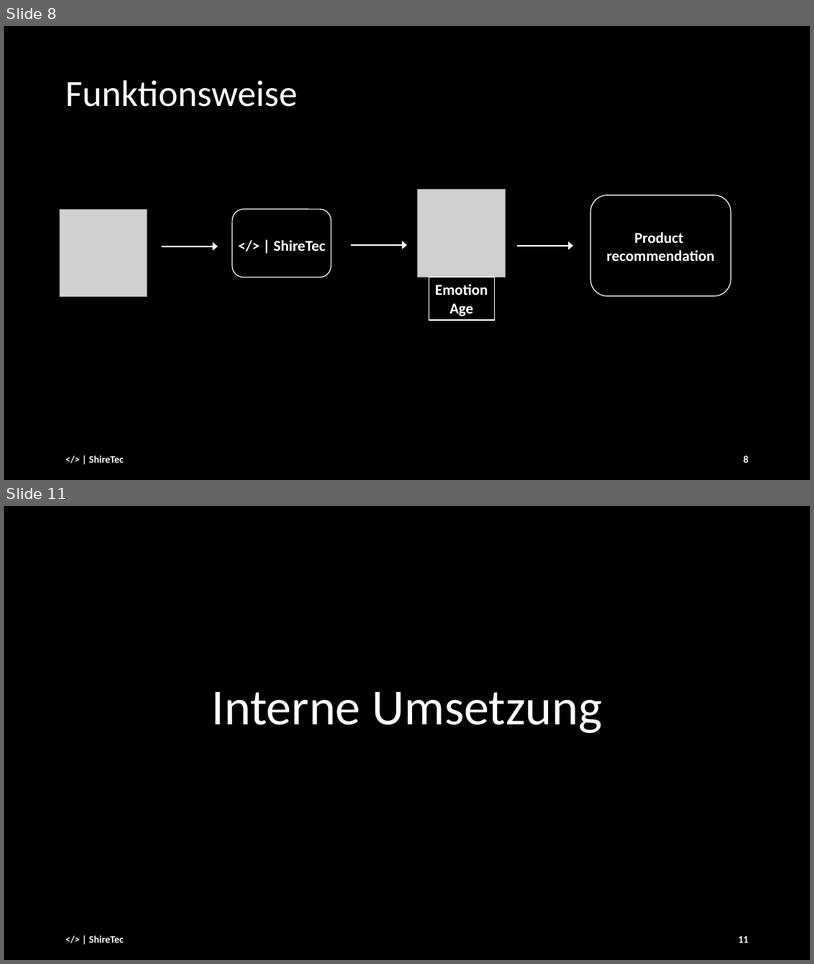
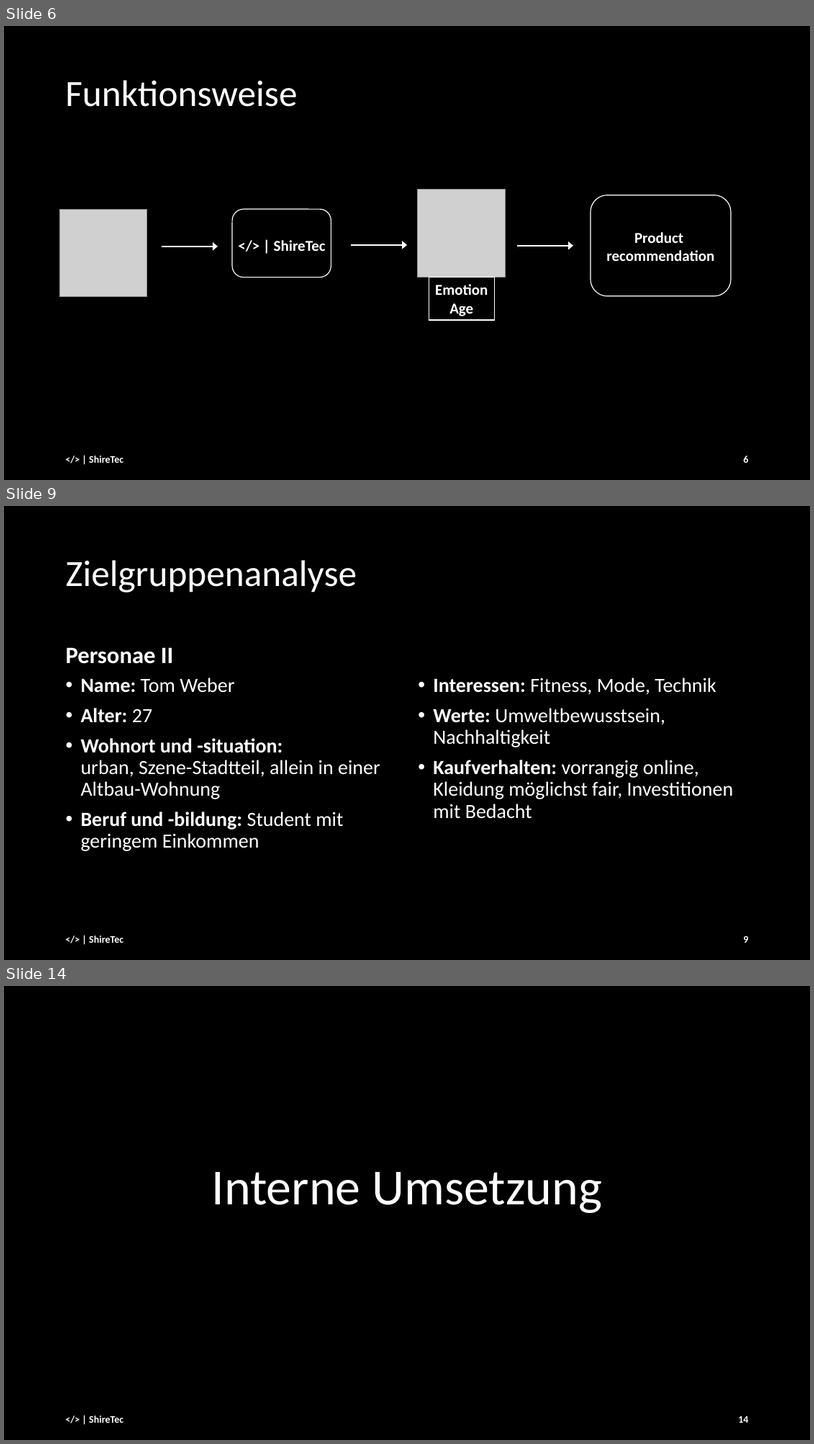
Before and after one commit to andre-anan-gilbert/Real-time-Facial-Age-and-Emotion-Recognition, a slide deck: docs/Final_Presentation_25_01_ [Autosaved].pptx. Shown one above the other, each under a label of ours: slides 8 and 11 before the commit, slides 6, 9 and 14 after it; the slides between them are not shown. The pictures are 814x964 and 814x1444 pixels, drawn with LibreOffice and Linux fonts; fonts in the diff are those of the drawing; grey boxes stand for pictures. Boxes give left, top, right and bottom in pixels: in the first picture for what was removed or moved away, otherwise in the second. Text is boxed around its words. In the diff, an @@ line names an element or a change of style, - is before the commit and + after.

```diff
--- a/docs/Final_Presentation_25_01_ [Autosaved].pptx
+++ b/docs/Final_Presentation_25_01_ [Autosaved].pptx
@@ slide 9 added at box(4, 506, 810, 960), background #000000 @@
@@ title added at box(66, 560, 358, 592), 44 pt, text #FFFFFF @@
+Zielgruppenanalyse
@@ text added at box(66, 647, 173, 664), 28 pt, text #FFFFFF, bold @@
+Personae II
@@ text added at box(81, 677, 381, 851), 24 pt, text #FFFFFF @@
+• Name: Tom Weber
+• Alter: 27
+• Wohnort und -situation:
+  urban, Szene-Stadtteil, allein in einer Altbau-Wohnung
+• Beruf und -bildung: Student mit geringem Einkommen
@@ text added at box(433, 677, 734, 818), 24 pt, text #FFFFFF @@
+• Interessen: Fitness, Mode, Technik
+• Werte: Umweltbewusstsein, Nachhaltigkeit
+• Kaufverhalten: vorrangig online, Kleidung möglichst fair, Investitionen mit Bedacht
@@ text added at box(89, 935, 124, 942), 12 pt, text #FFFFFF, bold @@
+</> | ShireTec
@@ page number added at box(743, 936, 748, 942), 12 pt, text #FFFFFF, bold @@
+9
@@ what was slide 8 is now slide 6 @@
@@ page number at box(743, 455, 748, 462): text changed @@
-8
+6
@@ what was slide 11 is now slide 14 @@
@@ page number at box(738, 1416, 748, 1422): text changed @@
-11
+14
```
Also in this commit, not shown: 19 slides changed, 6 other slides added, 1 slide removed.
